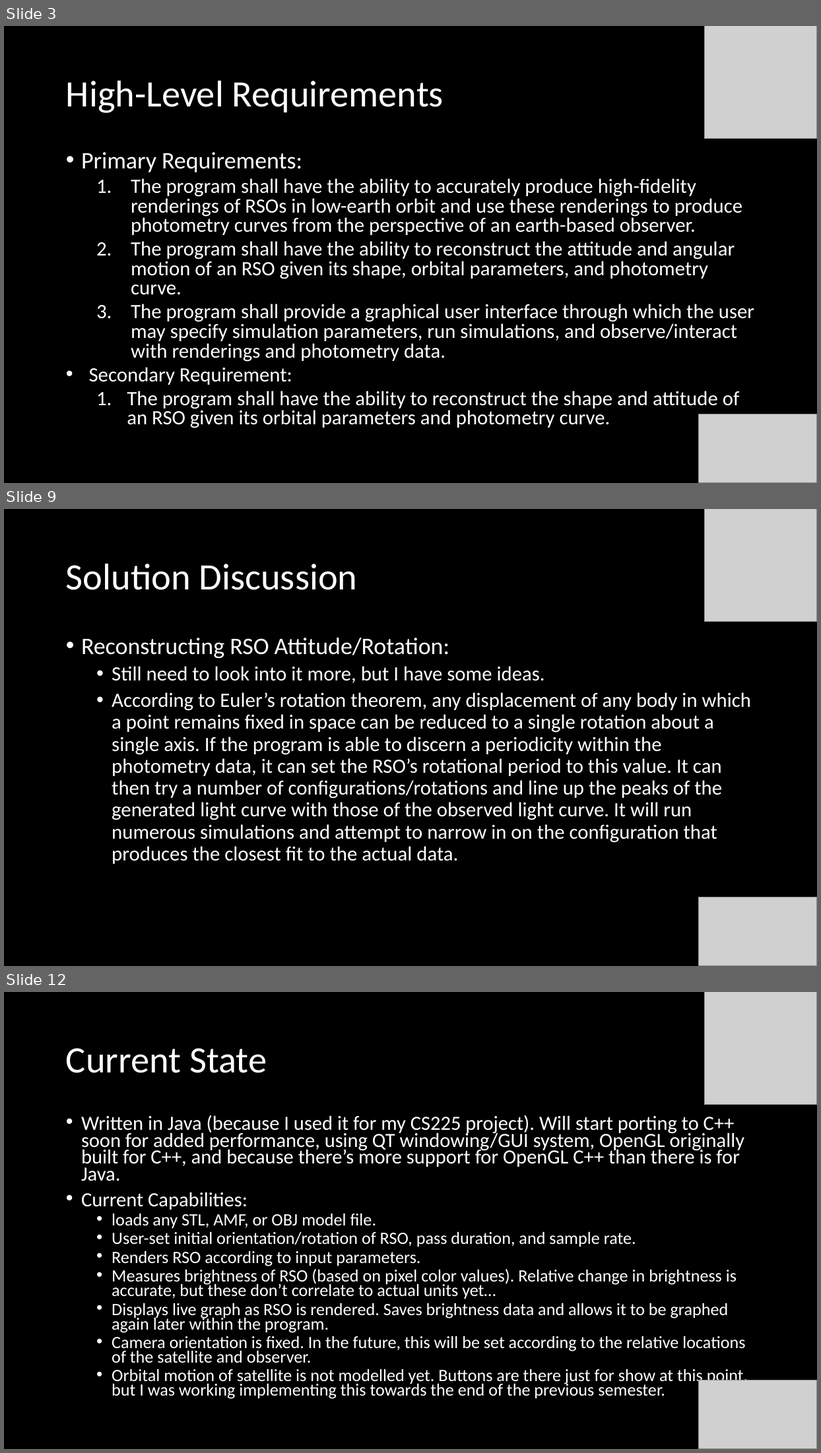
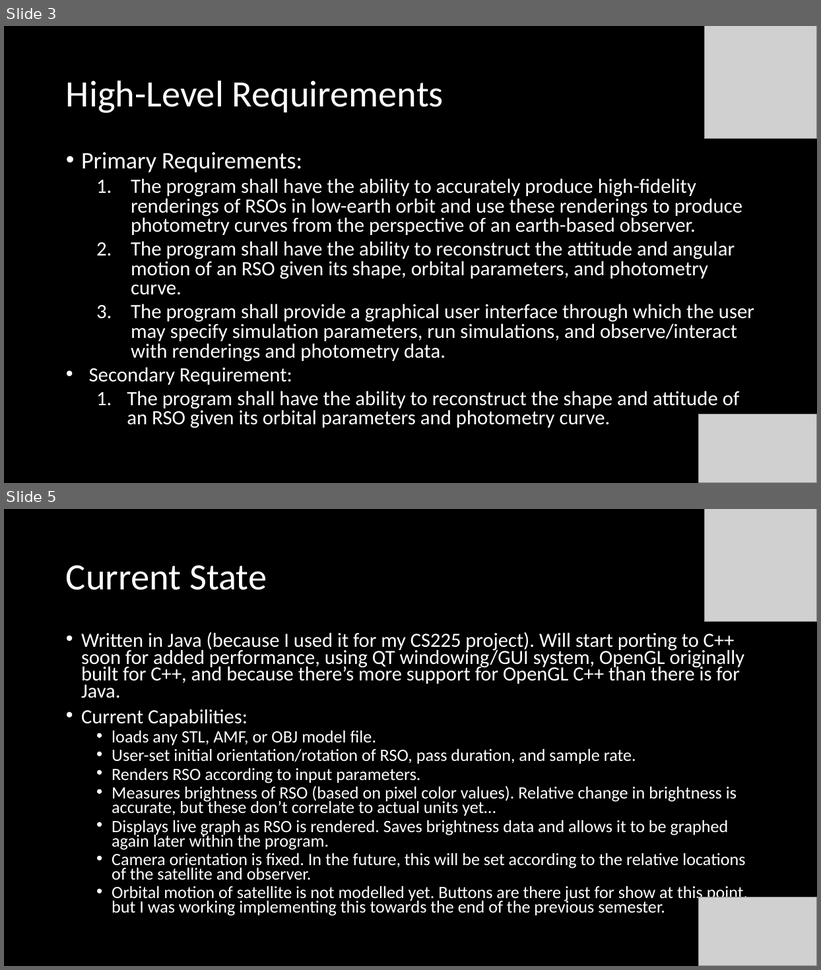
Before and after one commit to henry-valentine/COMPASS, a slide deck: documentation/COMPASS Project Overview.pptx. Shown one above the other, each under a label of ours: slides 3, 9 and 12 before the commit, slides 3 and 5 after it; the slides between them are not shown. The pictures are 821x1453 and 821x970 pixels, drawn with LibreOffice and Linux fonts; fonts in the diff are those of the drawing; grey boxes stand for pictures. Boxes give left, top, right and bottom in pixels: in the first picture for what was removed or moved away, otherwise in the second. Text is boxed around its words. In the diff, an @@ line names an element or a change of style, - is before the commit and + after.

```diff
--- a/documentation/COMPASS Project Overview.pptx
+++ b/documentation/COMPASS Project Overview.pptx
@@ slide 9 removed at <box>4,509,817,966</box>, background #000000 @@
@@ picture removed at <box>704,509,817,622</box> @@
@@ title removed at <box>66,563,358,590</box> @@
-Solution Discussion
@@ text removed at <box>81,638,751,864</box> @@
-• Reconstructing RSO Attitude/Rotation:
-  • Still need to look into it more, but I have some ideas.
-  • According to Euler’s rotation theorem, any displacement of any body in which a point remains fixed in space can be reduced to a single rotation about a single axis. If the program is able to discern a periodicity within the photometry data, it can set the RSO’s rotational period to this value. It can then try a number of configurations/rotations and line up the peaks of the generated light curve with those of the observed light curve. It will run numerous simulations and attempt to narrow in on the configuration that produces the closest fit to the actual data.
@@ picture removed at <box>699,898,817,966</box> @@
@@ what was slide 12 is now slide 5 @@
```
Also in this commit, not shown: 2 slides changed, 6 other slides removed, 14 other files.
